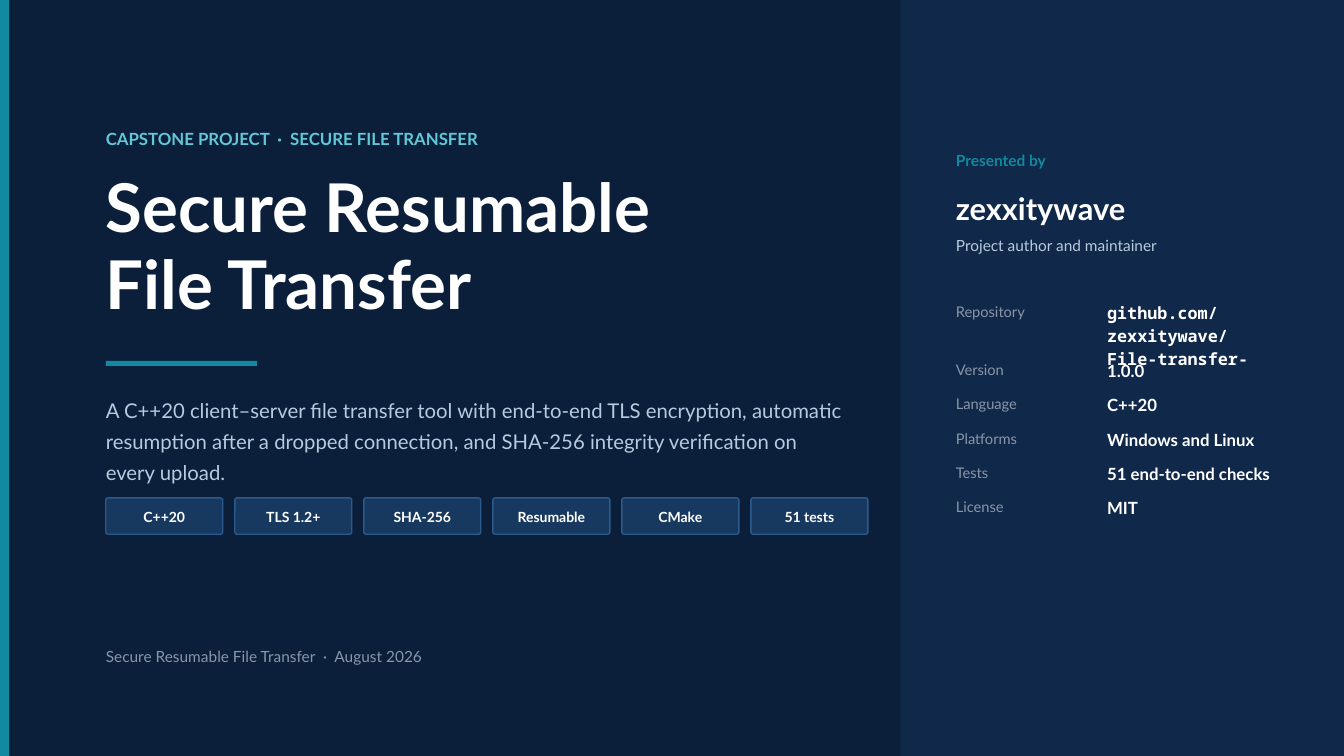
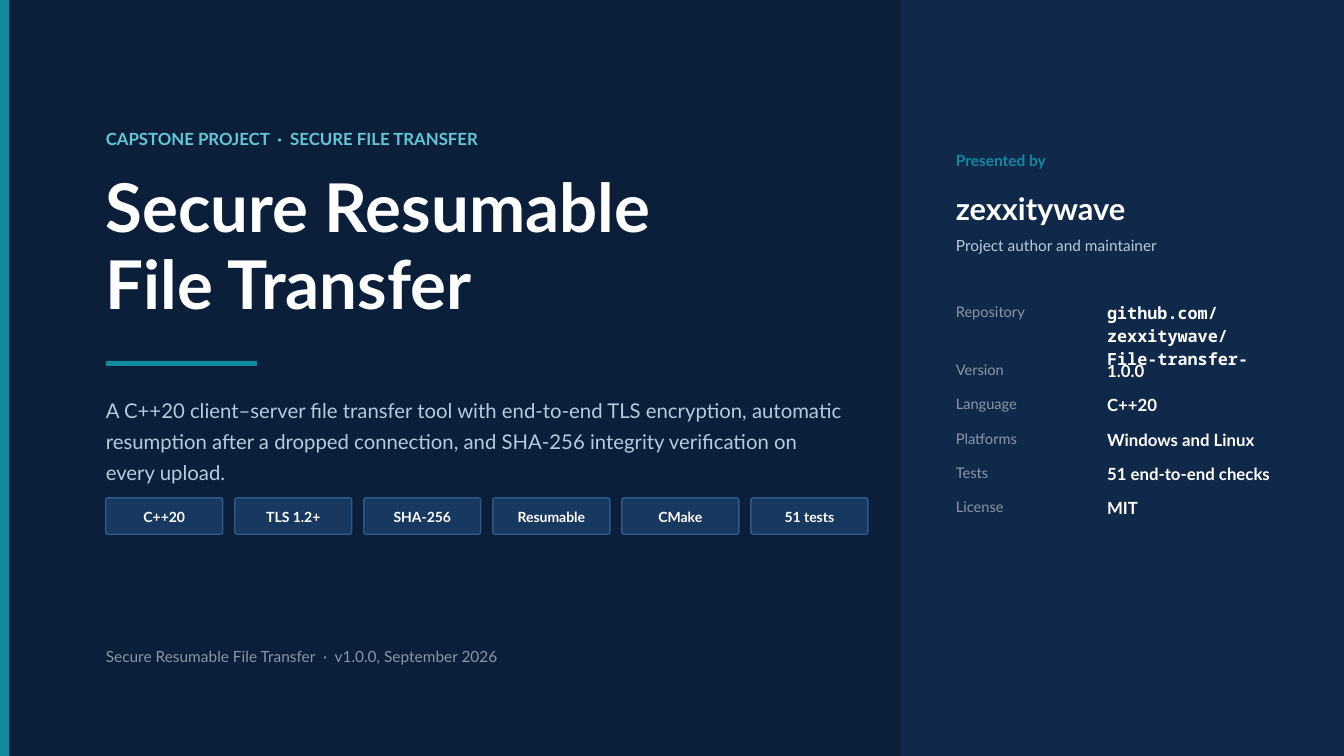
Before and after one commit to zexxitywave/File-transfer-, a slide deck: slide 1 of presentation/Secure-Resumable-File-Transfer.pptx. Drawn at 1344x756 pixels with LibreOffice and Linux fonts; fonts in the diff are those of the drawing. Boxes give left, top, right and bottom in pixels: in the first picture for what was removed or moved away, otherwise in the second. Text is boxed around its words. In the diff, an @@ line names an element or a change of style, - is before the commit and + after.

```diff
--- a/presentation/Secure-Resumable-File-Transfer.pptx
+++ b/presentation/Secure-Resumable-File-Transfer.pptx
@@ text at [106,650,498,665]: text changed @@
-Secure Resumable File Transfer · August 2026
+Secure Resumable File Transfer · v1.0.0, September 2026
```
Also in this commit, not shown: 1 other slide changed, 1 other file.
